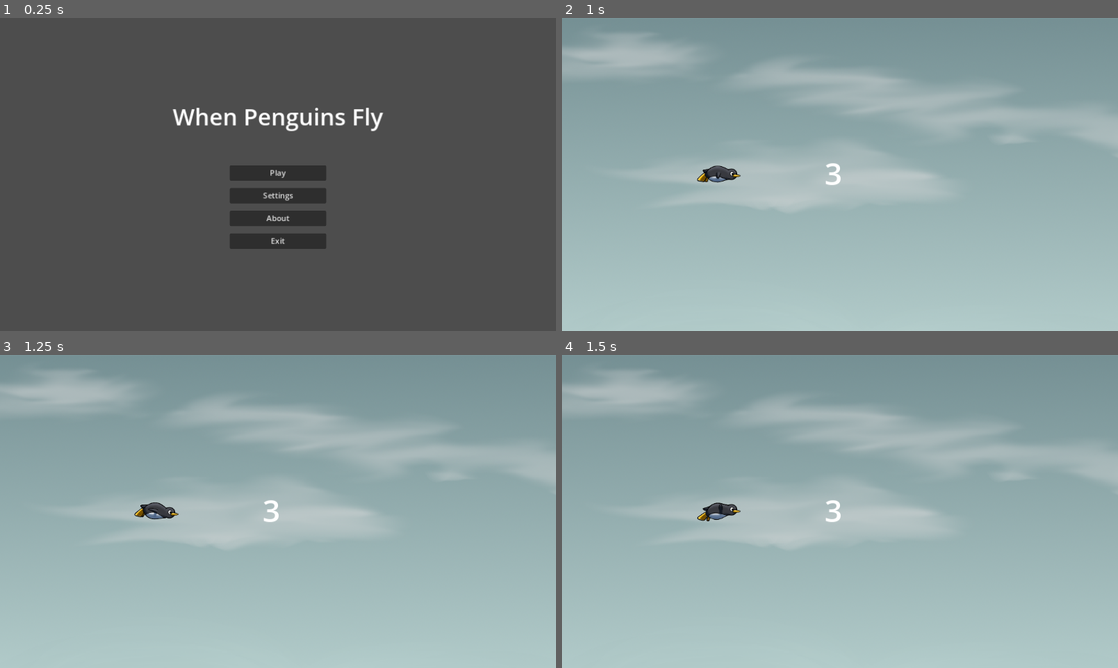
Above: before the commit, frames 1-4 (two rows, left to right).
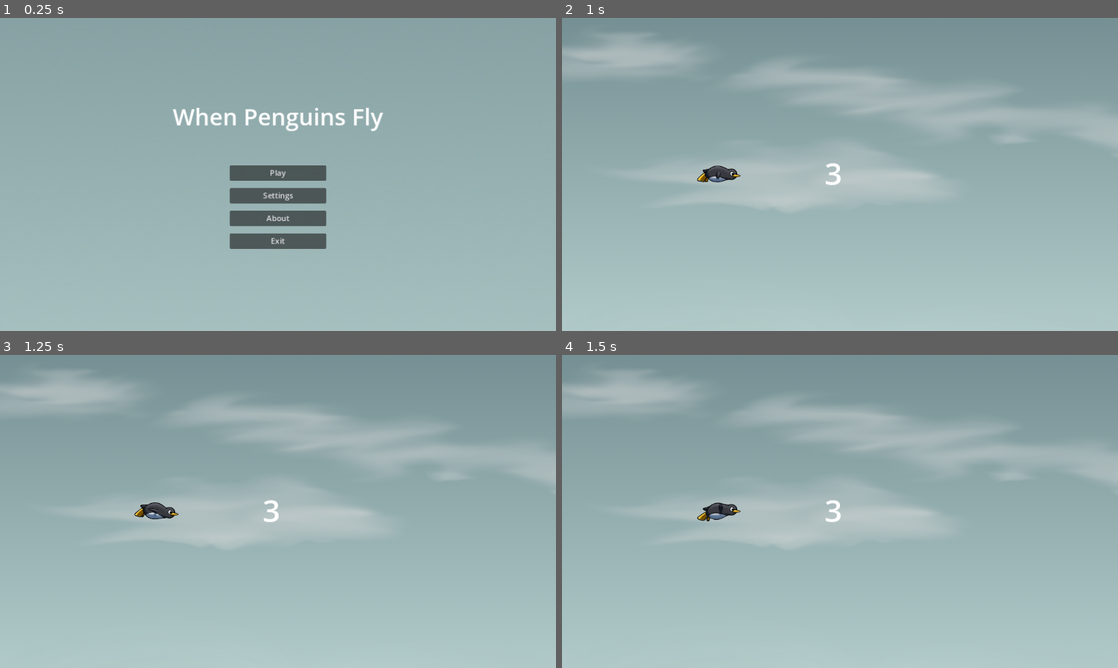
Above: after the commit, the same moments.

Repository: imbev/WhenPenguinsFly
Game: Godot game, scene res://menu/menu.tscn
Same seed, same stepped clock (60 frames per second), same inputs: the game is played once before the commit and once after it. Sound files missing from this copy of the repository are replaced by a short silence.
Inputs:
- Up to frame 1 (0.25 s): no input
- Up to frame 2 (1 s): click "Play" at 0.5 s
- Up to frame 3 (1.25 s): no input
- Up to frame 4 (1.5 s): no input

The runs differ from the first frame. In frame 1, 99% of the frame differs, in the area x 0-100%, y 0-100%; in frame 2, nothing differs; in frame 3, nothing differs; in frame 4, nothing differs.

Commit message:
Add background to menu

Diff:
--- a/menu/menu.tscn
+++ b/menu/menu.tscn
@@ -1,5 +1,6 @@
-[gd_scene load_steps=4 format=3 uid="uid://dsma5h03j1xhi"]
-
+[gd_scene load_steps=5 format=3 uid="uid://dsma5h03j1xhi"]
+
+[ext_resource type="Texture2D" uid="uid://f745bwbqra6i" path="res://background/cloud-mountains-background.png" id="1_j30kl"]
 [ext_resource type="Script" path="res://menu/MainMenu.gd" id="1_m1axd"]
 [ext_resource type="Script" path="res://menu/SettingsMenu.gd" id="2_5iux5"]
 [ext_resource type="Script" path="res://menu/AboutMenu.gd" id="3_7wvdk"]
@@ -13,6 +14,15 @@
 grow_vertical = 2
 size_flags_horizontal = 3
 size_flags_vertical = 3
+
+[node name="TextureRect" type="TextureRect" parent="."]
+layout_mode = 0
+offset_left = -80.0
+offset_top = -381.0
+offset_right = 951.0
+offset_bottom = 1440.0
+scale = Vector2(8.52927, 3.13859)
+texture = ExtResource("1_j30kl")
 
 [node name="MarginContainer" type="MarginContainer" parent="."]
 layout_mode = 1
